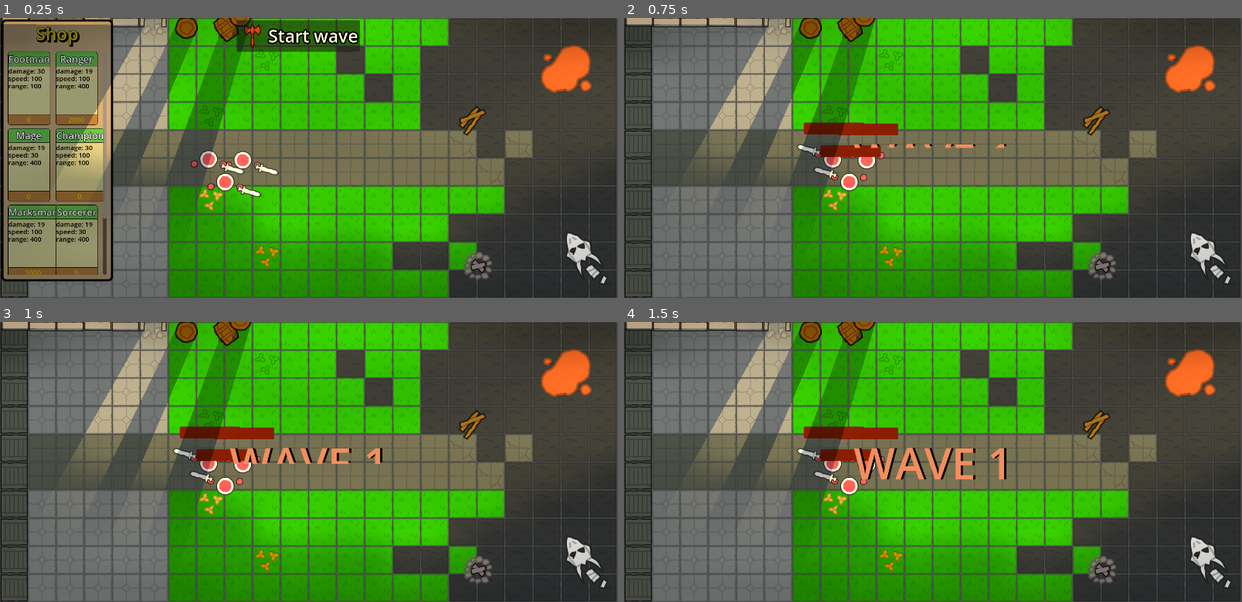
Above: before the commit, frames 1-4 (two rows, left to right).
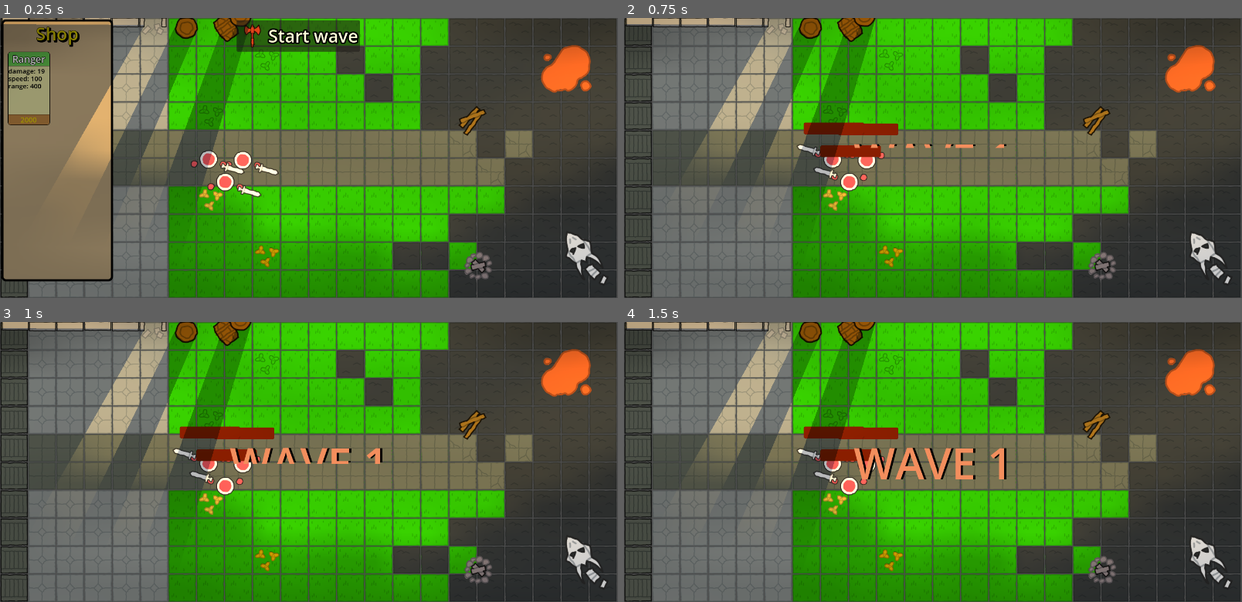
Above: after the commit, the same moments.

Repository: Piggward/guaxgaming
Game: Godot game, scene res://scenes/level.tscn
The game is run twice, just before and just after one commit, with the same random seed, the same clock (stepped at 60 frames per second) and the same inputs. Sound files missing from this copy of the repository are replaced by a short silence.
Inputs (mouse positions are in pixels of both pictures, inside the frame that each line leads up to):
- Up to frame 1 (0.25 s): no input
- Up to frame 2 (0.75 s): click "Start wave" at 0.5 s
- Up to frame 3 (1 s): no input
- Up to frame 4 (1.5 s): move the mouse to (1068, 448) at 1.27 s; press the mouse at (1068, 448) at 1.28 s

The runs differ from the first frame. In frame 1, 9.5% of the frame differs, in the area x 1-18%, y 11-92%; in frame 2, nothing differs; in frame 3, nothing differs; in frame 4, nothing differs.

Commit message:
added OutOfBattleStateMachine

Diff:
--- a/guax/global/player_control_manager.gd
+++ b/guax/global/player_control_manager.gd
@@ -1,37 +1,10 @@
 extends Node
 
 var dragging = false
-var drag_object: PlaceholderUnit
-var cd = false
+var drag_object: Ally
 
 func _process(delta):
-	# if dragging and want to place
-	if dragging && (Input.is_action_just_pressed("left_mouse") || Input.is_action_just_released("left_mouse")) && not cd:
-		if drag_object.can_release():
-			drag_object.release()
-			stop_dragging()
-
-	# if dragging and want to cancel
-	if dragging && Input.is_action_just_pressed("right_mouse") && not cd:
-		drag_object.cancel()
-		stop_dragging()
+	pass
 
 func can_drag():
 	return not dragging && TurnManager.current_phase.phase == TurnPhase.Phase.SHOPPING
-
-func start_dragging(ms: PlaceholderUnit):
-	get_tree().root.add_child(ms)
-	ms.dragging = true
-	drag_object = ms
-	self.dragging = true
-	set_input_cd()
-
-func stop_dragging():
-	dragging = false
-	drag_object = null
-	set_input_cd()
-
-func set_input_cd():
-	cd = true
-	await get_tree().create_timer(0.2).timeout
-	cd = false
--- a/guax/scenes/allies/ranger/ranger.tscn
+++ b/guax/scenes/allies/ranger/ranger.tscn
@@ -270,8 +270,23 @@
 script = ExtResource("7_oqyq0")
 state = 2
 
-[node name="AnimationPlayer" parent="." index="6"]
+[node name="OutOfBattleStateMachine" parent="." index="6" node_paths=PackedStringArray("initial_state")]
+initial_state = NodePath("ShopDisplayState")
+
+[node name="AnimationPlayer" parent="." index="7"]
 libraries = {
 "": SubResource("AnimationLibrary_886hd"),
 "Ranger": SubResource("AnimationLibrary_ljcjm")
 }
+
+[node name="Control" type="Control" parent="." index="10"]
+layout_mode = 3
+anchors_preset = 0
+offset_left = -18.9847
+offset_top = -19.2245
+offset_right = 21.0153
+offset_bottom = 20.7755
+
+[connection signal="input_event" from="." to="." method="_on_input_event"]
+[connection signal="mouse_entered" from="." to="." method="_on_mouse_entered"]
+[connection signal="gui_input" from="Control" to="OutOfBattleStateMachine/PlacedState" method="_on_control_gui_input"]
--- a/guax/scenes/level.tscn
+++ b/guax/scenes/level.tscn
@@ -6,9 +6,8 @@
 [ext_resource type="PackedScene" uid="uid://7kwja2wq63gd" path="res://scenes/waves/test_wave_1.tscn" id="2_hoagx"]
 [ext_resource type="PackedScene" uid="uid://c1naarkppitxn" path="res://scenes/waves/test_wave_2.tscn" id="3_h7jwk"]
 [ext_resource type="Texture2D" uid="uid://cigo17wlx6w7u" path="res://art/kenney_scribble-dungeons/PNG/Default (64px)/Items/weapon_axe_double.png" id="5_4asks"]
-[ext_resource type="PackedScene" uid="uid://c4g33nbk2sg76" path="res://scenes/allies/basic_ally/basic_ally.tscn" id="5_qekwp"]
 [ext_resource type="Script" path="res://scripts/start_wave_button.gd" id="6_dgeyi"]
-[ext_resource type="PackedScene" path="res://scenes/enemy_spawn.tscn" id="6_few75"]
+[ext_resource type="PackedScene" uid="uid://cjevh1ieopuam" path="res://scenes/enemy_spawn.tscn" id="6_few75"]
 [ext_resource type="Texture2D" uid="uid://c7hxbgj0aa8kt" path="res://art/kenney_scribble-dungeons/PNG/Double (128px)/dragon.png" id="10_xd72q"]
 [ext_resource type="Texture2D" uid="uid://di4u317sqx8hs" path="res://art/kenney_scribble-dungeons/PNG/Double (128px)/puddle.png" id="11_gmbdq"]
 [ext_resource type="Texture2D" uid="uid://jbhlmhec2g4o" path="res://art/kenney_scribble-dungeons/PNG/Double (128px)/campfire.png" id="12_l4nap"]
@@ -18,13 +17,8 @@
 [ext_resource type="Texture2D" uid="uid://dm1ifii0xavtx" path="res://art/kenney_scribble-dungeons/PNG/Double (128px)/barrel.png" id="15_x3mwj"]
 [ext_resource type="Texture2D" uid="uid://ox5o8n1f6ywj" path="res://art/kenney_scribble-dungeons/PNG/Double (128px)/barrels.png" id="16_r7el6"]
 [ext_resource type="Texture2D" uid="uid://b05xc1w1adad" path="res://art/kenney_scribble-dungeons/PNG/Default (64px)/wall.png" id="17_nffe2"]
-[ext_resource type="PackedScene" uid="uid://bxtrgmcftymij" path="res://scenes/allies/footman/Footman.tscn" id="17_riu6w"]
 [ext_resource type="Texture2D" uid="uid://byxpwvlrdu7og" path="res://art/kenney_scribble-dungeons/PNG/Default (64px)/wall_demolished.png" id="18_1eb3h"]
 [ext_resource type="PackedScene" uid="uid://b8ixl4nnppqyi" path="res://scenes/allies/ranger/ranger.tscn" id="18_e680i"]
-[ext_resource type="PackedScene" uid="uid://dt0se21ntcu1f" path="res://scenes/allies/mage/mage.tscn" id="19_dviyf"]
-[ext_resource type="PackedScene" uid="uid://dor3fr4bjgepd" path="res://scenes/allies/footman/Champion.tscn" id="20_47i8y"]
-[ext_resource type="PackedScene" uid="uid://dc2k3h3hg841k" path="res://scenes/allies/ranger/marksman.tscn" id="21_eu524"]
-[ext_resource type="PackedScene" uid="uid://dbb8cxyq4meoc" path="res://scenes/allies/mage/sorcerer.tscn" id="21_msxpl"]
 
 [sub_resource type="TileSetAtlasSource" id="TileSetAtlasSource_4dg0x"]
 texture = ExtResource("1_5n2xs")
@@ -381,7 +375,7 @@
 offset_top = 3.0
 offset_right = 43.0
 offset_bottom = 43.0
-items = Array[PackedScene]([ExtResource("17_riu6w"), ExtResource("18_e680i"), ExtResource("19_dviyf"), ExtResource("20_47i8y"), ExtResource("21_eu524"), ExtResource("21_msxpl"), ExtResource("5_qekwp")])
+items = Array[PackedScene]([ExtResource("18_e680i")])
 
 [node name="Button" type="Button" parent="."]
 offset_left = 540.0
--- a/guax/scenes/scene_templates/ally_template.tscn
+++ b/guax/scenes/scene_templates/ally_template.tscn
@@ -1,7 +1,12 @@
-[gd_scene load_steps=5 format=3 uid="uid://kbkxkn8p4yjl"]
+[gd_scene load_steps=10 format=3 uid="uid://kbkxkn8p4yjl"]
 
 [ext_resource type="PackedScene" uid="uid://c333vpdqm6vuj" path="res://scenes/scene_templates/npc_template.tscn" id="1_u5yn1"]
 [ext_resource type="Script" path="res://scripts/ally.gd" id="2_6o18l"]
+[ext_resource type="Script" path="res://scripts/npc_states/out_of_battle_statemachine.gd" id="3_oj1wb"]
+[ext_resource type="Script" path="res://scripts/npc_states/ally_states/none_state.gd" id="4_77khl"]
+[ext_resource type="Script" path="res://scripts/npc_states/ally_states/placed_state.gd" id="5_26di0"]
+[ext_resource type="Script" path="res://scripts/npc_states/ally_states/draging_state.gd" id="6_7ytyo"]
+[ext_resource type="Script" path="res://scripts/npc_states/ally_states/shop_display_state.gd" id="7_il0tr"]
 
 [sub_resource type="StyleBoxFlat" id="StyleBoxFlat_pryxp"]
 bg_color = Color(0, 0, 0, 1)
@@ -28,3 +33,22 @@
 theme_override_styles/background = SubResource("StyleBoxFlat_pryxp")
 theme_override_styles/fill = SubResource("StyleBoxFlat_liwft")
 show_percentage = false
+
+[node name="OutOfBattleStateMachine" type="Node" parent="." index="6" node_paths=PackedStringArray("initial_state")]
+script = ExtResource("3_oj1wb")
+initial_state = NodePath("None")
+
+[node name="None" type="Node" parent="OutOfBattleStateMachine" index="0"]
+script = ExtResource("4_77khl")
+
+[node name="PlacedState" type="Node" parent="OutOfBattleStateMachine" index="1"]
+script = ExtResource("5_26di0")
+state = 1
+
+[node name="DragingState" type="Node" parent="OutOfBattleStateMachine" index="2"]
+script = ExtResource("6_7ytyo")
+state = 2
+
+[node name="ShopDisplayState" type="Node" parent="OutOfBattleStateMachine" index="3"]
+script = ExtResource("7_il0tr")
+state = 3
--- a/guax/scenes/scene_templates/npc_template.tscn
+++ b/guax/scenes/scene_templates/npc_template.tscn
@@ -1,9 +1,10 @@
-[gd_scene load_steps=7 format=3 uid="uid://c333vpdqm6vuj"]
+[gd_scene load_steps=8 format=3 uid="uid://c333vpdqm6vuj"]
 
 [ext_resource type="Script" path="res://scripts/health_bar.gd" id="1_864gf"]
 [ext_resource type="Script" path="res://scripts/advanced_navigation.gd" id="1_o1f8a"]
 [ext_resource type="Script" path="res://scripts/npc_states/npc_state_machine.gd" id="2_fvlqa"]
 [ext_resource type="Script" path="res://scripts/animation_player.gd" id="2_m13y3"]
+[ext_resource type="Script" path="res://scripts/npc_states/death_state.gd" id="4_k2kwm"]
 [ext_resource type="PackedScene" uid="uid://bj5nkpv3d8hoy" path="res://scenes/senses_2d.tscn" id="5_ut0qd"]
 
 [sub_resource type="CircleShape2D" id="CircleShape2D_5fgv5"]
@@ -36,6 +37,10 @@
 [node name="StateMachine" type="Node" parent="."]
 script = ExtResource("2_fvlqa")
 
+[node name="DeathState" type="Node" parent="StateMachine"]
+script = ExtResource("4_k2kwm")
+state = 3
+
 [node name="AnimationPlayer" type="AnimationPlayer" parent="."]
 script = ExtResource("2_m13y3")
 
--- a/guax/scripts/ally.gd
+++ b/guax/scripts/ally.gd
@@ -3,18 +3,14 @@
 
 var battle_start_location: Vector2
 @export var cost: int
-@onready var collision_shape_2d = $CollisionShape2D
+@onready var out_of_battle_state_machine = $OutOfBattleStateMachine
 
-func _on_placeholder_placed(placeholder: PlaceholderUnit):
-	self.battle_start_location = placeholder.battle_position
+signal reposition(ally: Ally)
 
 func _ready():
 	aggrozone = get_tree().get_nodes_in_group("Aggrozone")[0]
+	out_of_battle_state_machine.init(self)
 	super()
-
-func die():
-	on_death.emit(self)
-	deactivate()
 
 func refresh():
 	global_position = placeholder.battle_position
--- a/guax/scripts/level.gd
+++ b/guax/scripts/level.gd
@@ -12,8 +12,8 @@
 
 # Called when the node enters the scene tree for the first time.
 func _ready():
-	TurnManager.battle_turn.turn_end.connect(_on_turn_end)
-	TurnManager.battle_turn.turn_start.connect(_on_turn_start)
+	TurnManager.battle_turn.turn_end.connect(_on_battle_turn_end)
+	TurnManager.battle_turn.turn_start.connect(_on_battle_turn_start)
 	TurnManager.shop_turn.turn_start.connect(_on_shop_turn_start)
 
 	GameManager.player_gold = player_starting_gold
@@ -53,12 +53,12 @@
 		if child is Enemy:
 			enemy_spawn.spawn_enemy(child)
 
-func _on_turn_end():
+func _on_battle_turn_end():
 	var text = "WAVE " + str(current_wave)
 	display_wave_text(text, WaveText.TextType.WAVE_CLEARED)
 	current_wave += 1
 
-func _on_turn_start():
+func _on_battle_turn_start():
 	var text = "WAVE " + str(current_wave)
 	display_wave_text(text, WaveText.TextType.WAVE_BEGIN)
 
--- a/guax/scripts/npc.gd
+++ b/guax/scripts/npc.gd
@@ -53,7 +53,7 @@
 
 func die():
 	on_death.emit(self)
-	self.queue_free()
+	deactivate()
 
 #Animations
 func play_animation(animation: String):
--- /dev/null
+++ b/guax/scripts/npc_states/ally_states/draging_state.gd
@@ -0,0 +1,59 @@
+class_name DragingState
+extends OutOfBattleState
+
+var cd = true
+var placable_areas: Array[Area2D]
+
+func enter():
+	cd = true
+	PlayerControlManager.dragging = true
+	for area in get_tree().get_nodes_in_group("Placeable"):
+		area.connect("body_entered", on_body_entered_placeable_area.bind(area))
+		area.connect("body_exited", on_body_exited_placeable_area.bind(area))
+	set_process(true)
+	await get_tree().create_timer(0.2).timeout
+	cd = false
+	pass
+
+func on_body_entered_placeable_area(body, area):
+	if body == ally:
+		placable_areas.append(area)
+
+func on_body_exited_placeable_area(body, area):
+	if body == ally:
+		placable_areas.erase(area)
+
+
+func exit():
+	PlayerControlManager.dragging = false
+	for area in placable_areas:
+		area.disconnect("body_entered", on_body_entered_placeable_area.bind(area))
+		area.disconnect("body_exited", on_body_exited_placeable_area.bind(area))
+	set_process(false)
+	pass
+
+func _process(delta):
+	ally.global_position = ally.get_global_mouse_position()
+
+	if Input.is_action_just_released("left_mouse") && not cd && can_release():
+		ally.reposition.emit(ally)
+		transition_requested.emit(self, OutOfBattleState.State.PLACED)
+
+	if Input.is_action_just_pressed("right_mouse") && not cd:
+		cancel()
+
+func can_release() -> bool:
+	return in_dropable_area()
+
+#func colliding() -> bool:
+	#return ally.get_overlapping_areas().any(func(a): return not a.is_in_group("Placeable"))
+
+func in_dropable_area() -> bool:
+	return placable_areas.size() > 0
+
+func cancel():
+	if ally.battle_start_location == null:
+		ally.queue_free()
+	else:
+		ally.global_position = ally.battle_start_location
+		transition_requested.emit(self, OutOfBattleState.State.PLACED)
--- /dev/null
+++ b/guax/scripts/npc_states/ally_states/none_state.gd
@@ -0,0 +1,12 @@
+class_name NoneState
+extends OutOfBattleState
+
+func enter():
+	pass
+
+func exit():
+	pass
+
+# Called every frame. 'delta' is the elapsed time since the previous frame.
+func _process(delta):
+	pass
--- /dev/null
+++ b/guax/scripts/npc_states/ally_states/out_of_battle_state.gd
@@ -0,0 +1,20 @@
+class_name OutOfBattleState
+extends Node
+
+enum State{
+	NONE,
+	PLACED,
+	DRAGGING,
+	SHOPDISPLAY
+}
+
+var ally: Ally
+
+signal transition_requested(from: OutOfBattleState, to: State)
+@export var state:State
+
+func enter():
+	pass
+
+func exit():
+	pass
--- /dev/null
+++ b/guax/scripts/npc_states/ally_states/placed_state.gd
@@ -0,0 +1,21 @@
+class_name PlacedState
+extends OutOfBattleState
+
+
+func enter():
+	ally.battle_start_location = ally.global_position
+	#ally.connect("../OutOfBattleStateinput_event", _on_input_event)
+	pass
+
+func exit():
+	#ally.disconnect("input_event", _on_input_event)
+	pass
+
+# Called every frame. 'delta' is the elapsed time since the previous frame.
+func _process(delta):
+	pass
+
+func _on_control_gui_input(event):
+	if event.is_action_pressed("left_mouse"):
+		transition_requested.emit(self, OutOfBattleState.State.DRAGGING)
+	pass # Replace with function body.
--- /dev/null
+++ b/guax/scripts/npc_states/ally_states/shop_display_state.gd
@@ -0,0 +1,15 @@
+class_name ShopDisplayState
+extends OutOfBattleState
+
+func enter():
+	pass
+
+func exit():
+	pass
+
+func pick_from_shop():
+	transition_requested.emit(self, OutOfBattleState.State.DRAGGING)
+
+# Called every frame. 'delta' is the elapsed time since the previous frame.
+func _process(delta):
+	pass
--- /dev/null
+++ b/guax/scripts/npc_states/death_state.gd
@@ -0,0 +1,17 @@
+class_name DeathState
+extends NpcState
+
+
+func act():
+	# Do nothing
+	pass
+
+func enter():
+	# TODO: play death animation
+	#npc.play_animation(npc.title+"/Death")
+
+	# Stop npc from moving when dead
+	npc.velocity = Vector2.ZERO
+
+func exit():
+	pass
--- a/guax/scripts/npc_states/npc_state.gd
+++ b/guax/scripts/npc_states/npc_state.gd
@@ -4,7 +4,8 @@
 enum State{
 	IDLE,
 	HUNTING,
-	ATTACKING
+	ATTACKING,
+	DEAD,
 }
 
 var npc:Npc
--- a/guax/scripts/npc_states/npc_state_machine.gd
+++ b/guax/scripts/npc_states/npc_state_machine.gd
@@ -6,6 +6,7 @@
 var states := {};
 
 func init(npc:Npc) -> void:
+	npc.on_death.connect(on_npc_death)
 	for child in get_children():
 		if child is NpcState:
 			states[child.state] = child;
@@ -29,3 +30,6 @@
 		current_state.exit()
 	new_state.enter()
 	current_state = new_state
+
+func on_npc_death(npc: Npc):
+	_on_transition_requested(current_state, NpcState.State.DEAD)
--- /dev/null
+++ b/guax/scripts/npc_states/out_of_battle_statemachine.gd
@@ -0,0 +1,28 @@
+class_name OutOfBattleStateMachine
+extends Node
+
+@export var initial_state: OutOfBattleState
+var current_state: OutOfBattleState
+var states := {};
+
+func init(ally: Ally) -> void:
+	for child in get_children():
+		if child is OutOfBattleState:
+			states[child.state] = child;
+			child.transition_requested.connect(_on_transition_requested)
+			child.ally = ally
+	if initial_state:
+		initial_state.enter()
+		current_state = initial_state
+
+func _on_transition_requested(from: OutOfBattleState, to: OutOfBattleState.State) -> void:
+	if from != current_state:
+		return
+	var new_state: OutOfBattleState = states[to]
+	if not new_state:
+		return
+
+	if current_state:
+		current_state.exit()
+	new_state.enter()
+	current_state = new_state
--- a/guax/scripts/shop_item.gd
+++ b/guax/scripts/shop_item.gd
@@ -25,26 +25,21 @@
 	pass # Replace with function body.
 
 func _on_gui_input(event):
-	if event.is_action_pressed("left_mouse") && !cd && GameManager.can_purchase(store_front):
-		# create placeholder
-		var placeholder = DragablePlaceholderUnit.new()
-		var ally = npc_scene.instantiate()
-		ally.set_placeholder(placeholder)
-		placeholder.add_child(store_front.root_sprites.duplicate())
-		placeholder.add_child(store_front.collision_shape.duplicate())
-
-		PlayerControlManager.start_dragging(placeholder)
-
+	if event.is_action_pressed("left_mouse") && !cd && GameManager.can_purchase(store_front) && PlayerControlManager.can_drag():
+		var ally: Ally = store_front.duplicate()
+		get_tree().root.add_child(ally)
+		ally.out_of_battle_state_machine.current_state.pick_from_shop()
+		ally.activate()
 		# Listen for placed signal to commit the transaction
-		placeholder.placed.connect(commit_transaction)
+		ally.reposition.connect(commit_transaction)
 
 		# Set input CD
 		set_cd()
 		pass
 
-func commit_transaction(placeholder: PlaceholderUnit):
-	GameManager.ally_purchased.emit(placeholder.actual_unit)
-	placeholder.placed.disconnect(commit_transaction)
+func commit_transaction(ally: Ally):
+	GameManager.ally_purchased.emit(ally)
+	ally.reposition.disconnect(commit_transaction)
 
 func set_cd():
 	cd = true
Not shown: 1 places in guax/scenes/level.tscn that only renumber resources
